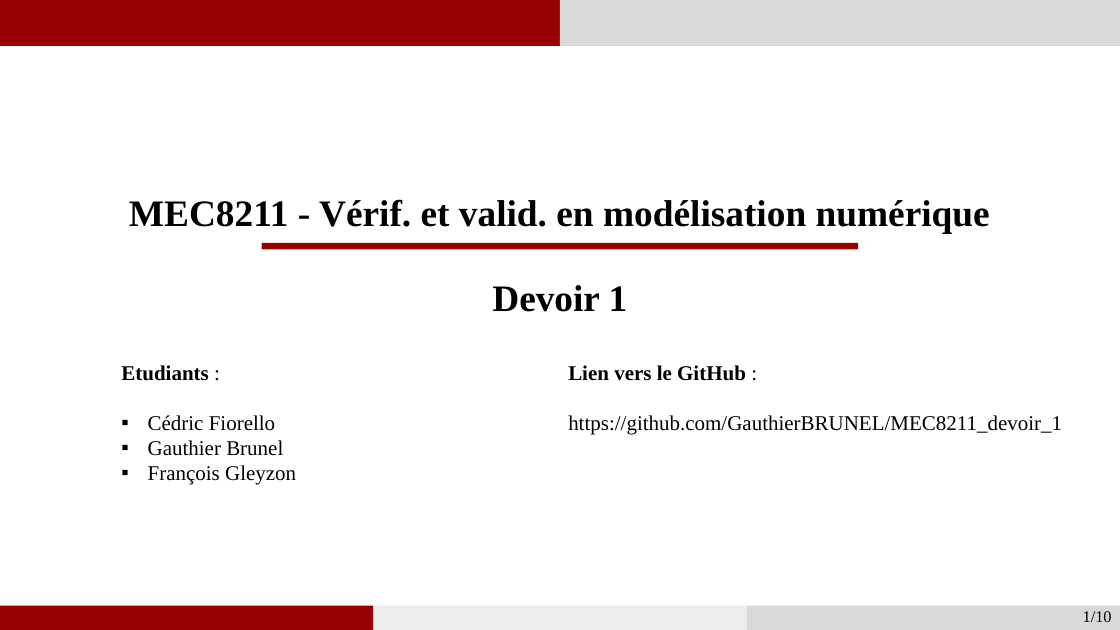
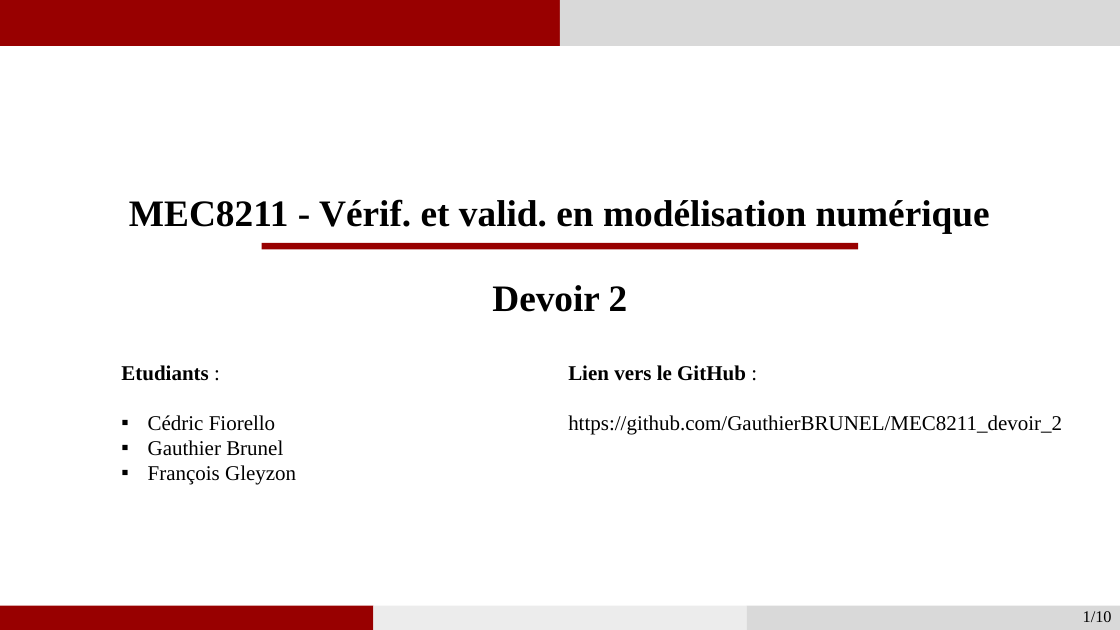
Before and after one commit to GauthierBRUNEL/MEC8211_devoir_2, a slide deck: slide 1 of doc/Rapport_Devoir2.pptx. Drawn at 1120x630 pixels with LibreOffice and Linux fonts; fonts in the diff are those of the drawing. Boxes give left, top, right and bottom in pixels: in the first picture for what was removed or moved away, otherwise in the second. Text is boxed around its words. In the diff, an @@ line names an element or a change of style, - is before the commit and + after.

```diff
--- a/doc/Rapport_Devoir2.pptx
+++ b/doc/Rapport_Devoir2.pptx
@@ text at <box>492,285,628,312</box>: text changed @@
-Devoir 1
+Devoir 2
@@ text at <box>568,415,1062,435</box>: text changed @@
-https://github.com/GauthierBRUNEL/MEC8211_devoir_1
+https://github.com/GauthierBRUNEL/MEC8211_devoir_2
```
Also in this commit, not shown: 2 other slides changed, 2 slides added, 1 slide removed.
